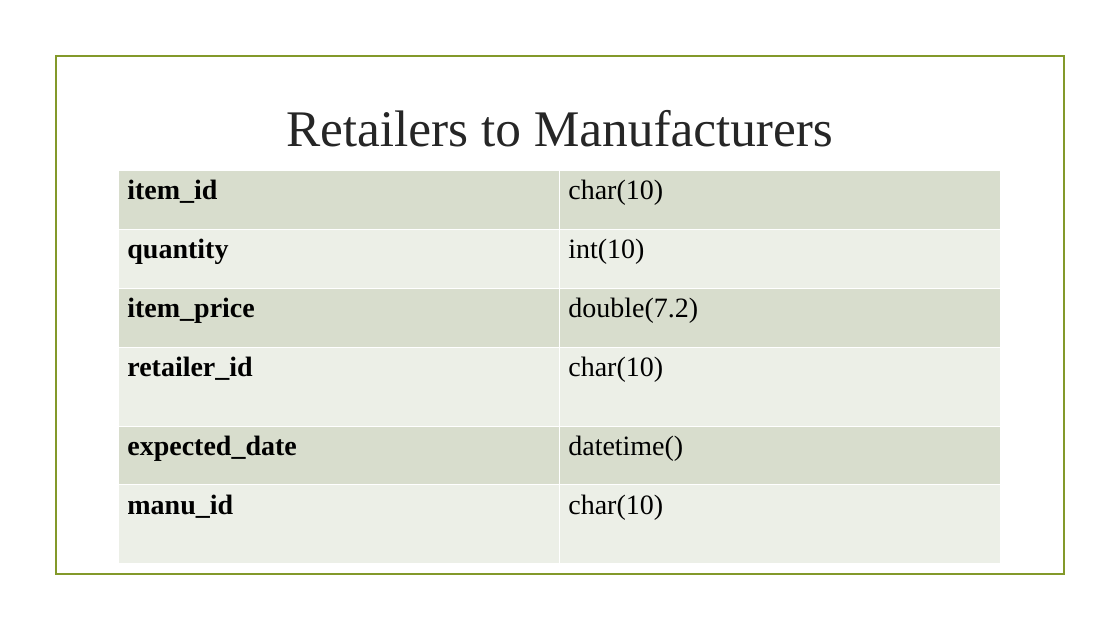
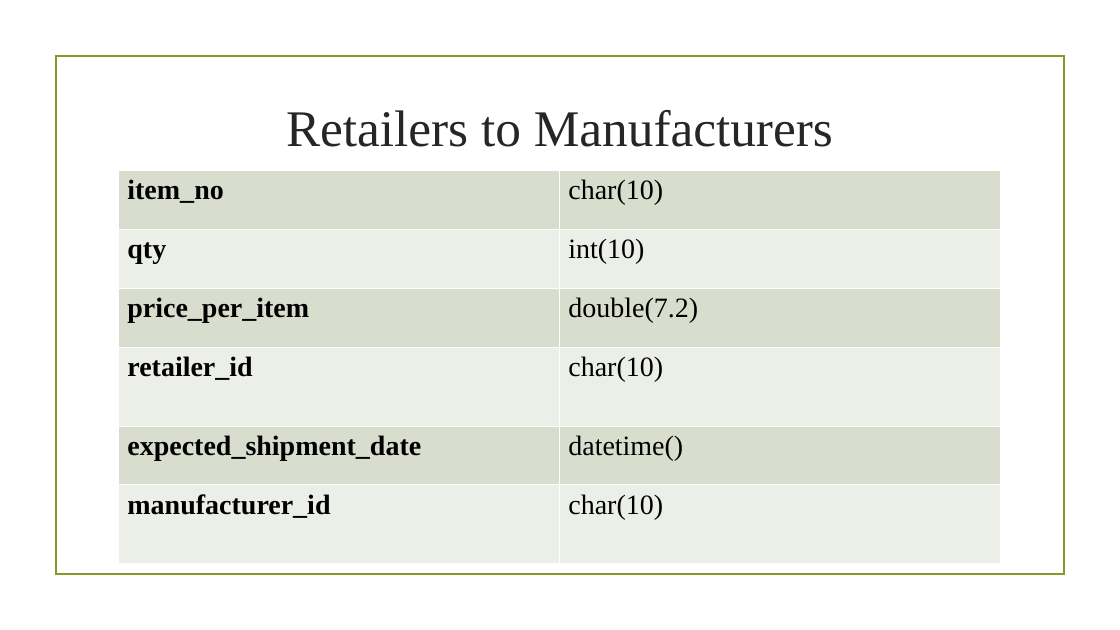
Before and after one commit to cu302cemgp3/302CEM, a slide deck: slide 5 of Manufacturer Presentation 1.pptx (slide 4 before the commit). Drawn at 1120x630 pixels with LibreOffice and Linux fonts; fonts in the diff are those of the drawing; background and template pictures are left out. Boxes give left, top, right and bottom in pixels: in the first picture for what was removed or moved away, otherwise in the second. Text is boxed around its words. In the diff, an @@ line names an element or a change of style, - is before the commit and + after.

Commit message:
Manufacturer update2
Updated PowerPoint content and column name in CSV file

```diff
--- a/Manufacturer Presentation 1.pptx
+++ b/Manufacturer Presentation 1.pptx
@@ table at bbox=[119, 171, 1002, 564] @@
-row 1, column 1: item_id
+row 1, column 1: item_no
-row 2, column 1: quantity
+row 2, column 1: qty
-row 3, column 1: item_price
+row 3, column 1: price_per_item
-row 5, column 1: expected_date
+row 5, column 1: expected_shipment_date
-row 6, column 1: manu_id
+row 6, column 1: manufacturer_id
```
Also in this commit, not shown: 1 other slide changed, 1 slide added, 1 other file.
